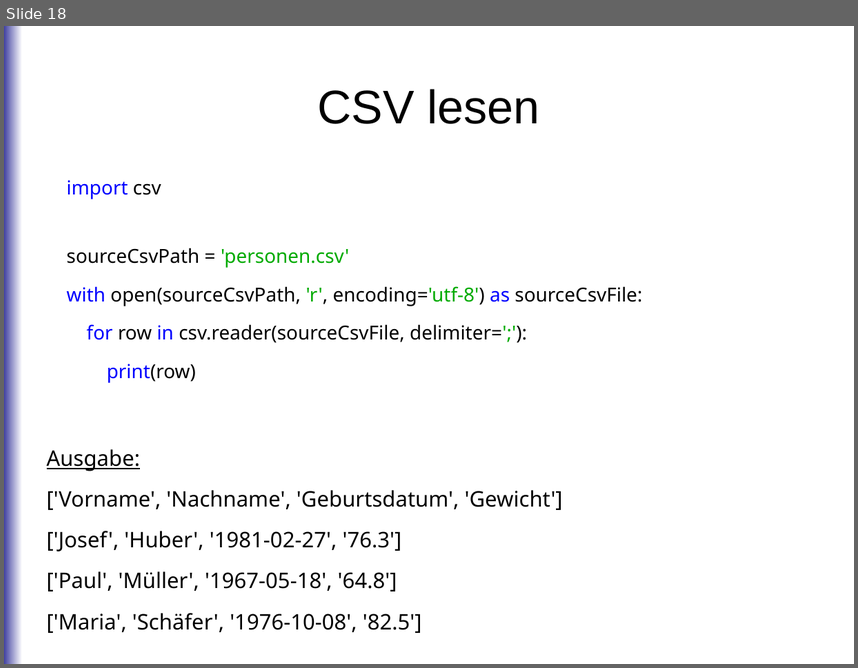
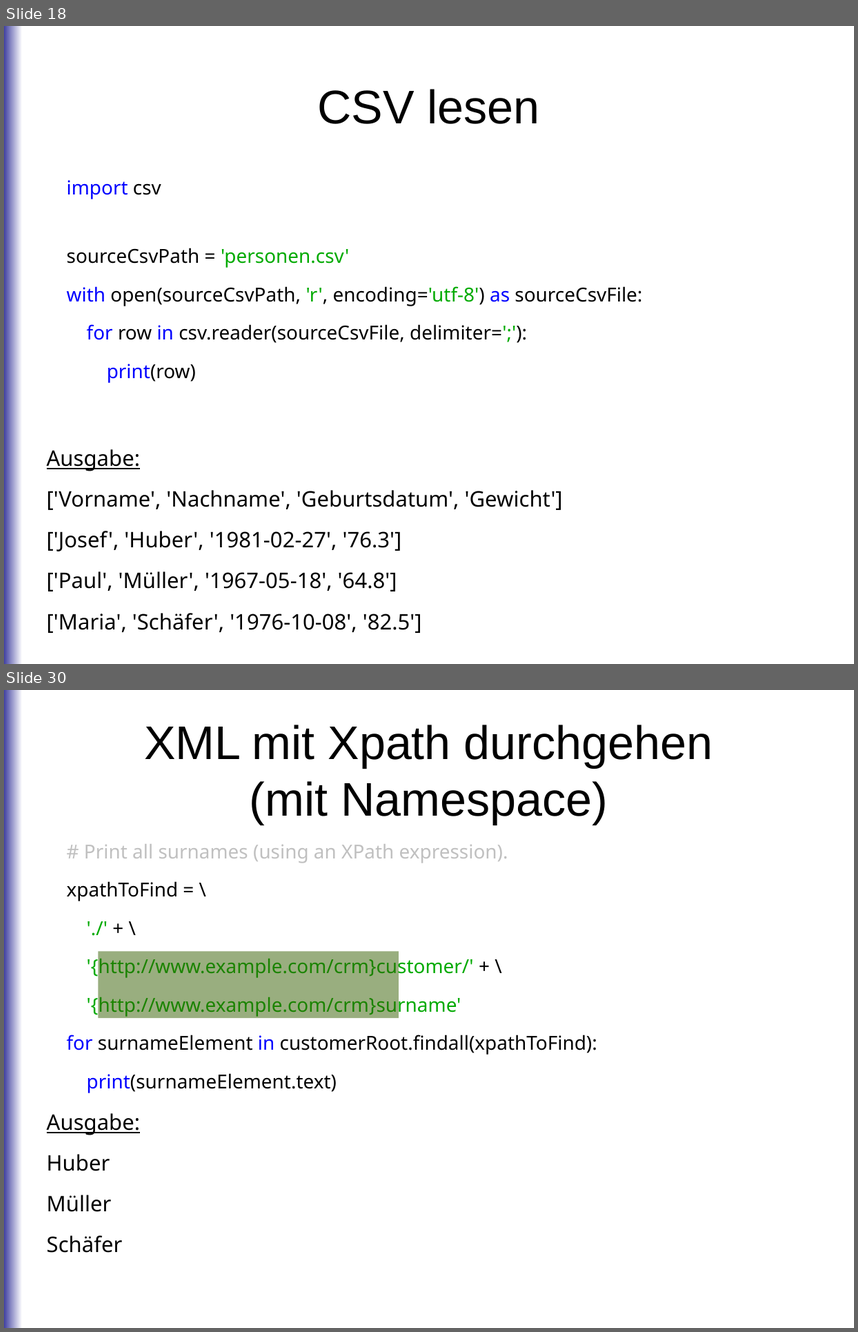
Before and after one commit to roskakori/talks, a slide deck: pygraz/readwrite/Daten schreiben und lesen mit Python.odp. Shown one above the other, each under a label of ours: slide 18 before the commit, slides 18 and 30 after it; the slides between them are not shown. The pictures are 858x668 and 858x1332 pixels, drawn with LibreOffice and Linux fonts; fonts in the diff are those of the drawing. Boxes give left, top, right and bottom in pixels: in the first picture for what was removed or moved away, otherwise in the second. Text is boxed around its words. In the diff, an @@ line names an element or a change of style, - is before the commit and + after.

Commit message:
* Added slides for binary, XML and JSON * Added example code to convert strings to date and float values.

```diff
--- a/pygraz/readwrite/Daten schreiben und lesen mit Python.odp
+++ b/pygraz/readwrite/Daten schreiben und lesen mit Python.odp
@@ slide 30 added at box(4, 690, 854, 1328), background #FFFFFF; not listed: 1 template element that a slide beside it also shows @@
@@ title added at box(144, 724, 713, 824), 44 pt, text #000000 @@
+XML mit Xpath durchgehen
+(mit Namespace)
@@ text added at box(67, 844, 597, 1093), 18 pt, text #000000 @@
+# Print all surnames (using an XPath expression).
+xpathToFind = \
+'./' + \
+'{http://www.example.com/crm}customer/' + \
+'{http://www.example.com/crm}surname'
+for surnameElement in customerRoot.findall(xpathToFind):
+print(surnameElement.text)
@@ rectangle added at box(98, 952, 399, 1018), fill #355E00 at 50% opacity @@
@@ text added at box(47, 1113, 140, 1252), 20 pt, text #000000 @@
+Ausgabe:
+Huber
+Müller
+Schäfer
```
Also in this commit, not shown: 27 other slides added, 1 other file.
